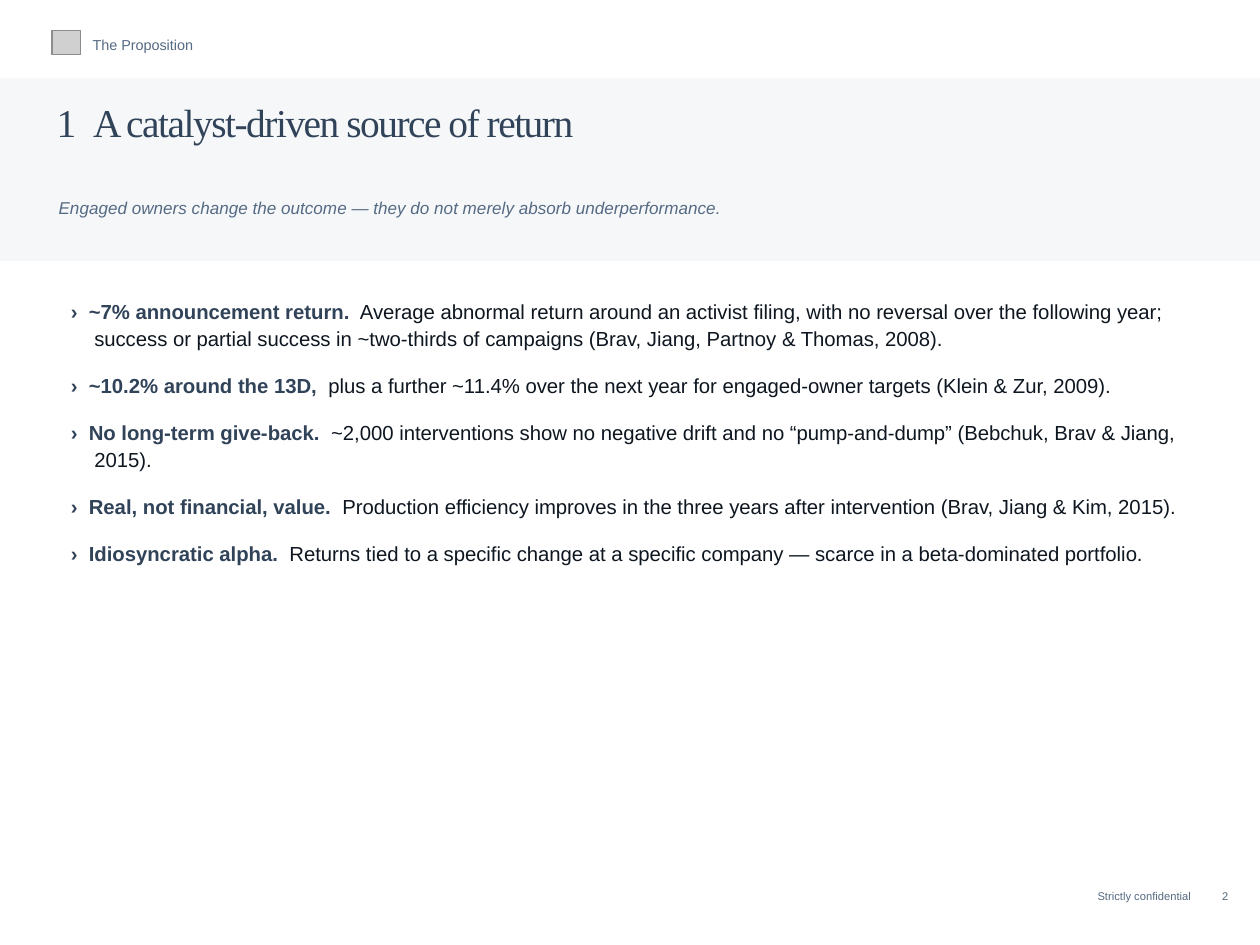
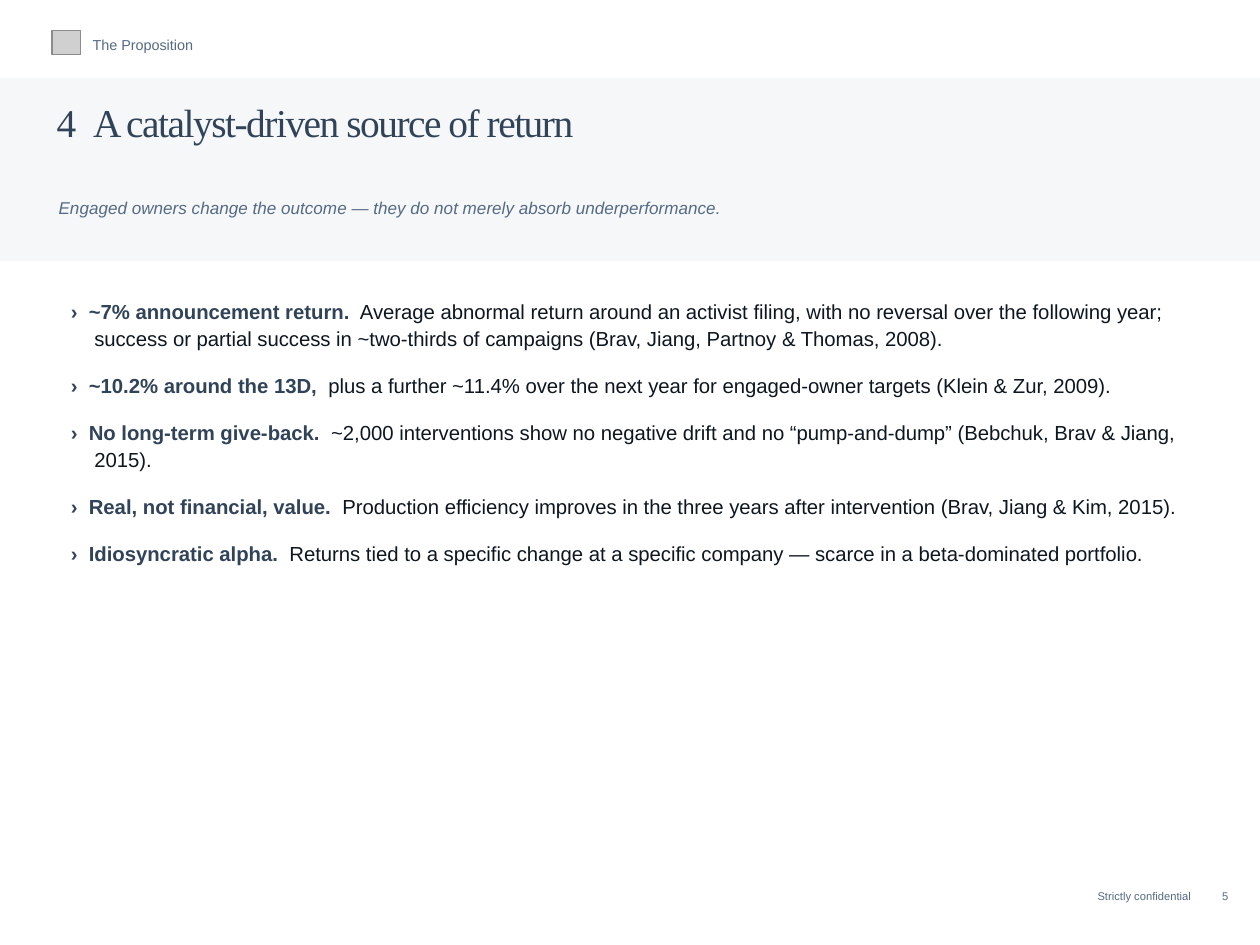
Before and after one commit to charette-lab/Claude, a slide deck: slide 7 of Athanase_Engaged_Ownership_Allocator_Deck.pptx (slide 4 before the commit). Drawn at 1260x945 pixels with LibreOffice and Linux fonts; fonts in the diff are those of the drawing; grey boxes stand for pictures. Boxes give left, top, right and bottom in pixels: in the first picture for what was removed or moved away, otherwise in the second. Text is boxed around its words. In the diff, an @@ line names an element or a change of style, - is before the commit and + after.

```diff
--- a/Athanase_Engaged_Ownership_Allocator_Deck.pptx
+++ b/Athanase_Engaged_Ownership_Allocator_Deck.pptx
@@ text at box(57, 109, 574, 145): text changed @@
-1 A catalyst-driven source of return
+4 A catalyst-driven source of return
@@ text at box(1098, 892, 1228, 903): text changed @@
-Strictly confidential 2
+Strictly confidential 5
```
Also in this commit, not shown: 58 other slides changed, 3 slides added, 1 other file.
